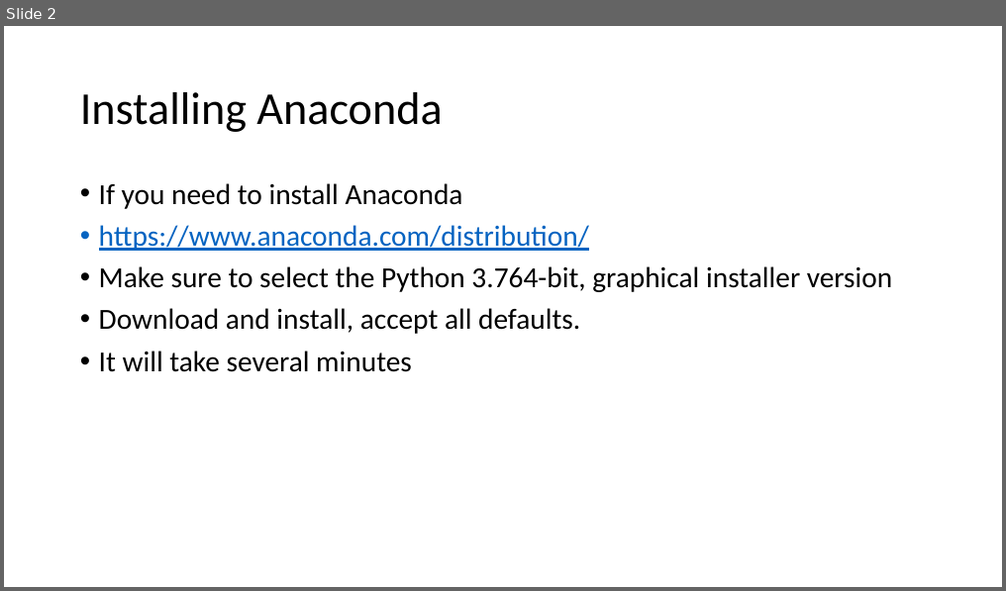
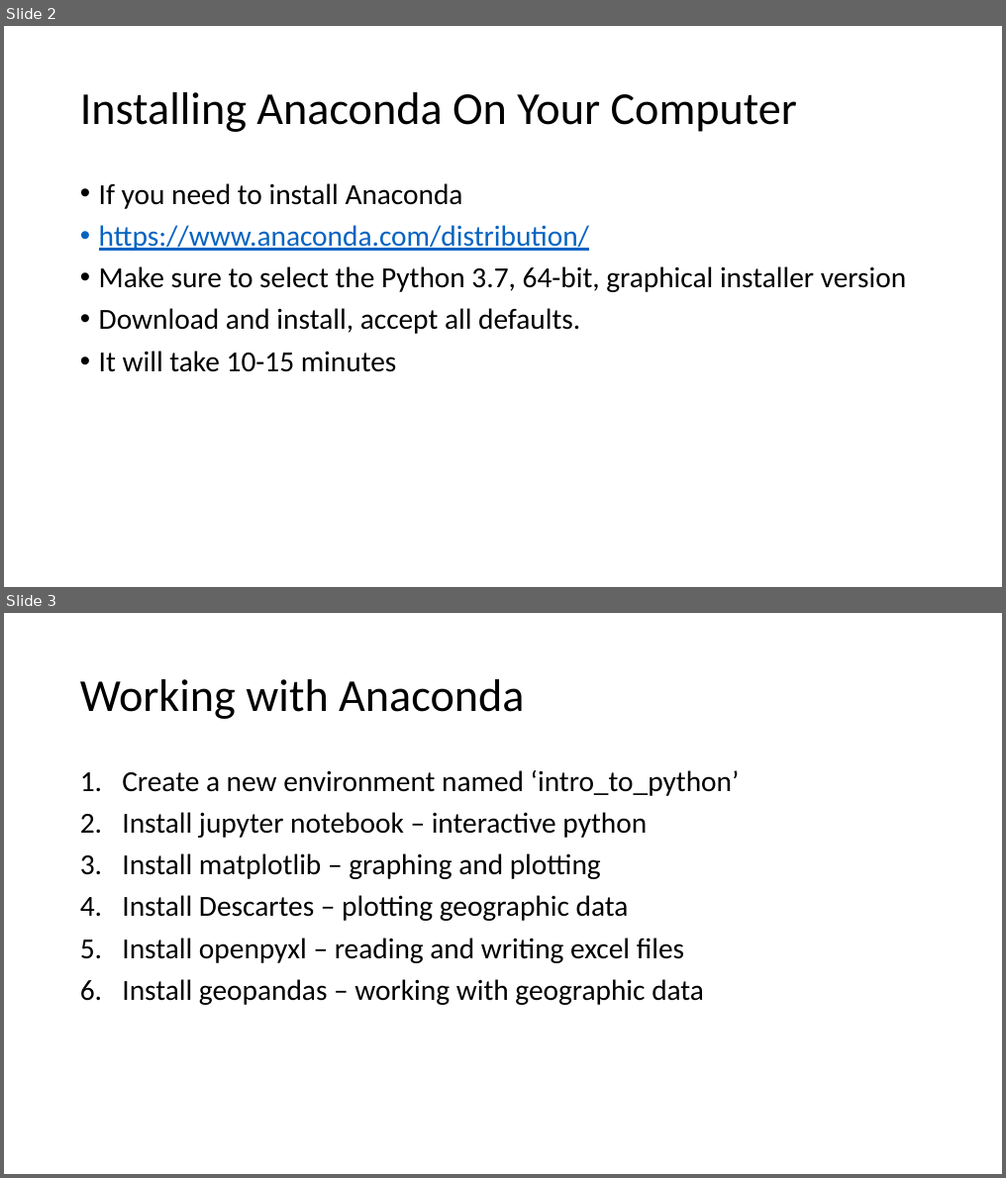
Before and after one commit to mike-babb/intro_to_python, a slide deck: Installing Anaconda and Geopandas.pptx. Shown one above the other, each under a label of ours: slide 2 before the commit, slides 2 and 3 after it. The pictures are 1006x591 and 1006x1178 pixels, drawn with LibreOffice and Linux fonts; fonts in the diff are those of the drawing. Boxes give left, top, right and bottom in pixels: in the first picture for what was removed or moved away, otherwise in the second. Text is boxed around its words. In the diff, an @@ line names an element or a change of style, - is before the commit and + after.

Commit message:
Updates to notebooks and slidedeck.

```diff
--- a/Installing Anaconda and Geopandas.pptx
+++ b/Installing Anaconda and Geopandas.pptx
@@ slide 3 added at (x1=4, y1=613, x2=1002, y2=1174), background #FFFFFF @@
@@ title added at (x1=80, y1=679, x2=524, y2=719), 44 pt, text #000000 @@
+Working with Anaconda
@@ text added at (x1=122, y1=770, x2=740, y2=1005), 28 pt, text #000000 @@
+1. Create a new environment named ‘intro_to_python’
+2. Install jupyter notebook – interactive python
+3. Install matplotlib – graphing and plotting
+4. Install Descartes – plotting geographic data
+5. Install openpyxl – reading and writing excel files
+6. Install geopandas – working with geographic data
@@ slide 2 changed as well @@
@@ title at (x1=80, y1=92, x2=797, y2=132): text changed @@
-Installing Anaconda
+Installing Anaconda On Your Computer
@@ text at (x1=99, y1=267, x2=906, y2=292): text changed @@
-• Make sure to select the Python 3.764-bit, graphical installer version
+• Make sure to select the Python 3.7, 64-bit, graphical installer version
@@ text at (x1=99, y1=351, x2=397, y2=372): text changed @@
-• It will take several minutes
+• It will take 10-15 minutes
```
Also in this commit, not shown: 1 other slide changed, 7 other slides added, 2 slides removed, 36 other files.
